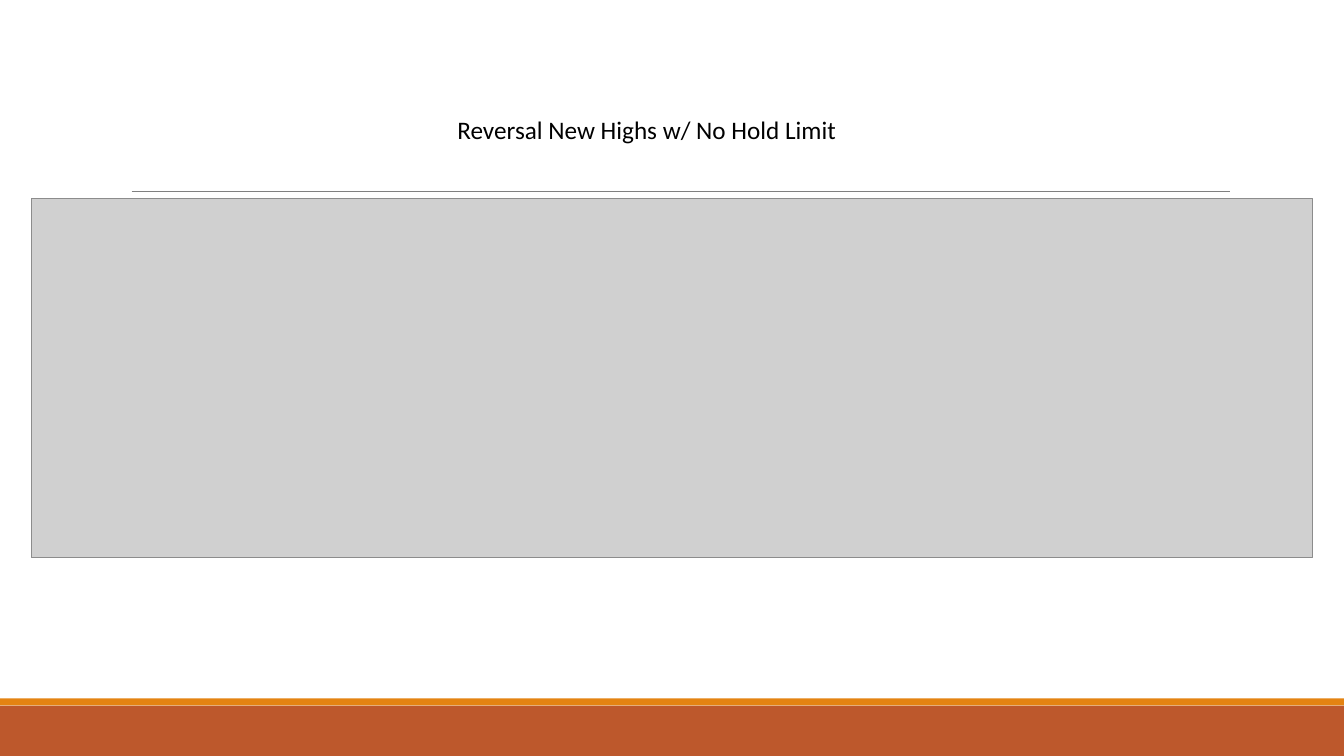
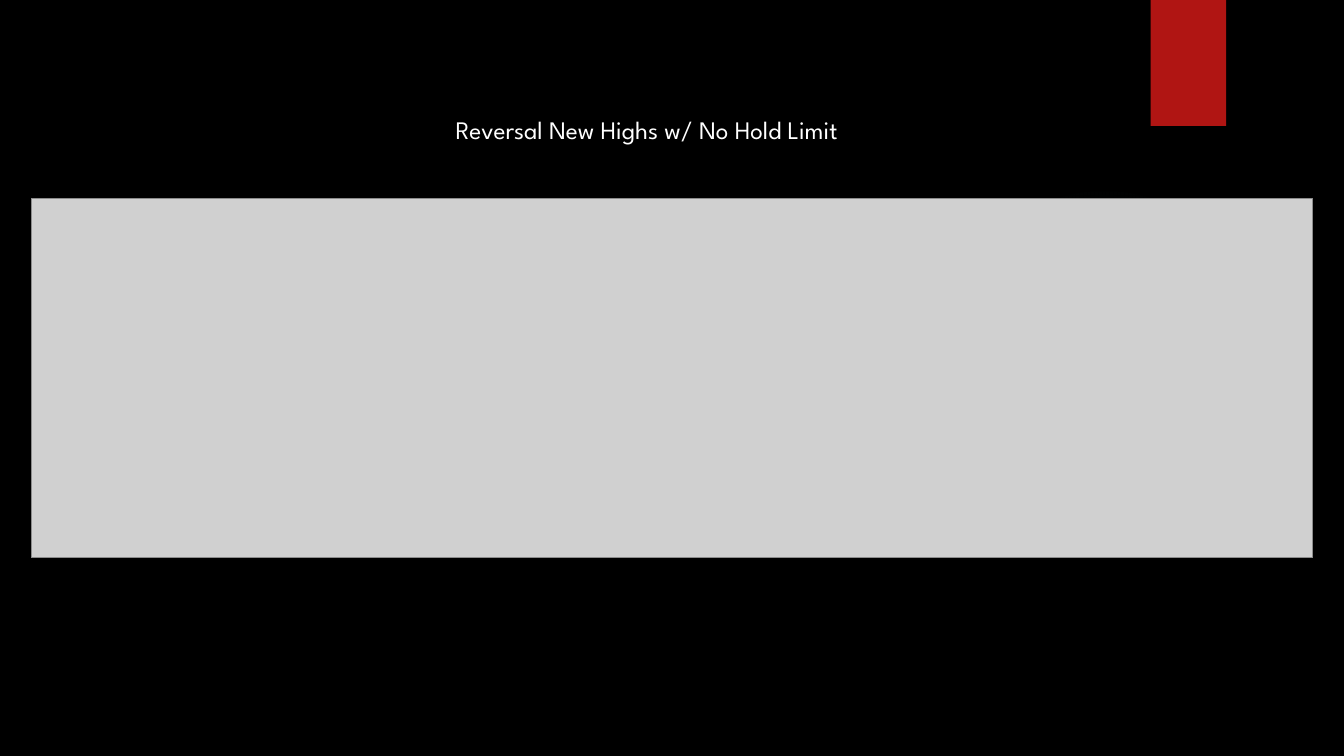
Before and after one commit to mchowdhury91/MAC286Stocks, a slide deck: slide 8 of Reversal New Highs.pptx. Drawn at 1344x756 pixels with LibreOffice and Linux fonts; fonts in the diff are those of the drawing; grey boxes stand for pictures; background and template pictures are left out. Boxes give left, top, right and bottom in pixels: in the first picture for what was removed or moved away, otherwise in the second. Text is boxed around its words. In the diff, an @@ line names an element or a change of style, - is before the commit and + after.

```diff
--- a/Reversal New Highs.pptx
+++ b/Reversal New Highs.pptx
@@ background #FFFFFF to picture (left out) @@
@@ rectangle added at bbox=[1150, 0, 1226, 126], fill #B01513 @@
@@ text "Reversal New Highs w/ No ..." at bbox=[456, 121, 838, 145]: font Calibri to League Spartan, text colour #000000 to #FFFFFF @@
@@ line removed from (132, 192) to (1231, 192) @@
@@ ellipse added at bbox=[949, 185, 1259, 495], fill gradient #50B9C1 @@
@@ rectangle removed at bbox=[0, 706, 1344, 756] @@
@@ rectangle removed at bbox=[0, 699, 1344, 706] @@
```
Also in this commit, not shown: 8 other slides changed.
